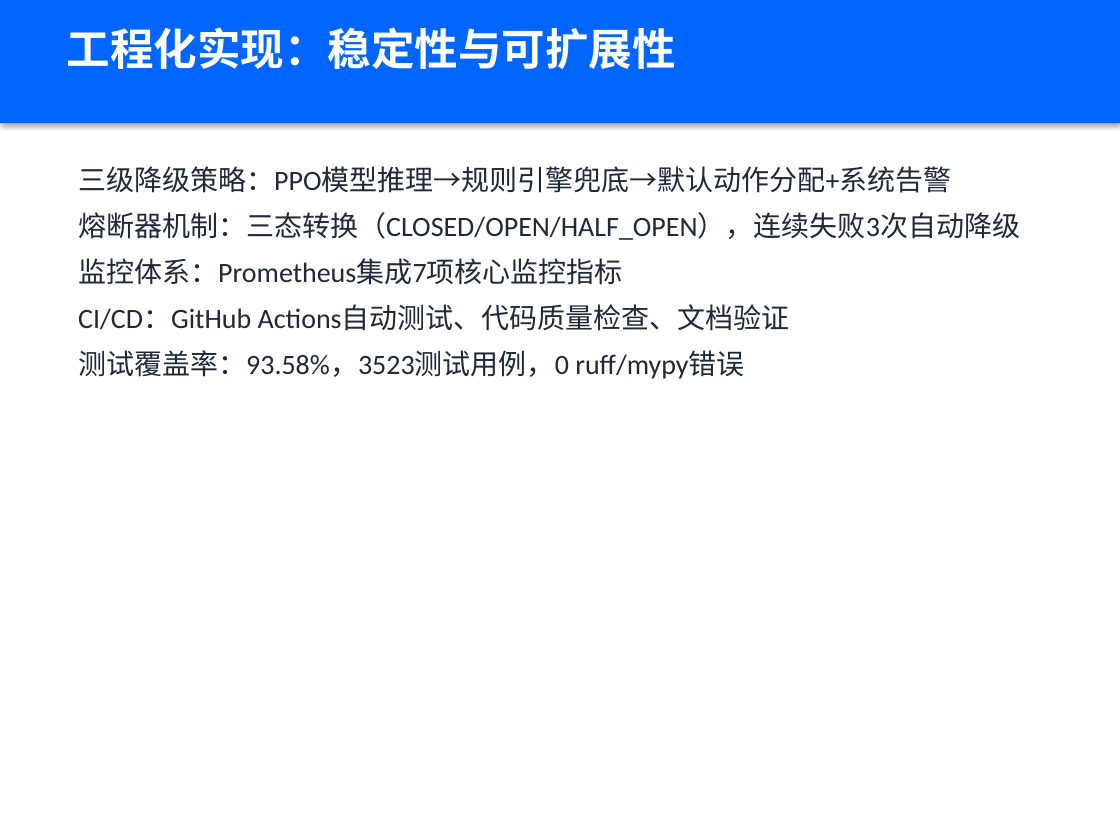
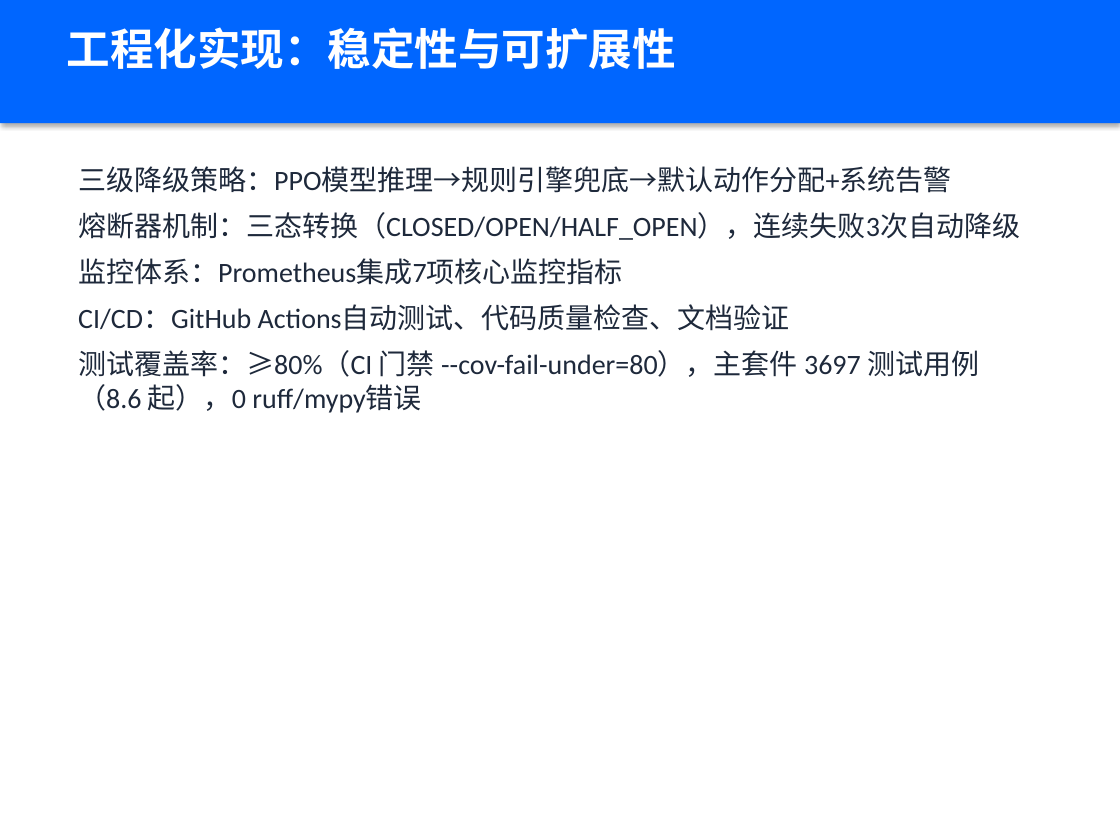
Before and after one commit to xiabai2008/quantum-rl-scheduler, a slide deck: slide 15 of deliverable_models/答辩PPT.pptx. Drawn at 1120x840 pixels with LibreOffice and Linux fonts; fonts in the diff are those of the drawing. Boxes give left, top, right and bottom in pixels: in the first picture for what was removed or moved away, otherwise in the second. Text is boxed around its words. In the diff, an @@ line names an element or a change of style, - is before the commit and + after.

Commit message:
fix: 8.7审查P2收尾 - PPT覆盖率改CI门禁口径 + tianyan_cqlib空结果返回None + 鲁棒性措辞残留清理
P2-1 PPT slide15/14 覆盖率数字由过时93.58%/3523改为CI门禁口径(>=80%, 3697用例)，并清理slide14创新2残留'鲁棒性提升'为正负证据措辞；P2-3 tianyan_cqlib submit_quantum_task/_retry_other_machine 平台返回None/空列表时改为返回None(不再str()成'None'/'[]'无效task_id追踪)，仅真实成功才消耗配额，新增/修订测试；P2-2 compilation_env._reverse_map SWAP逻辑经39测试复核确认正确(冲突时新逻辑比特移空闲物理比特、旧比特保留，无双重占用)，判定为误报未改动；AGENTS.md最后更新日期同步2026-08-07

```diff
--- a/deliverable_models/答辩PPT.pptx
+++ b/deliverable_models/答辩PPT.pptx
@@ text at [78, 350, 979, 413]: text changed @@
-测试覆盖率：93.58%，3523测试用例，0 ruff/mypy错误
+测试覆盖率：≥80%（CI 门禁 --cov-fail-under=80），主套件 3697 测试用例（8.6 起），0 ruff/mypy错误
```
Also in this commit, not shown: 1 other slide changed, 4 other files.
